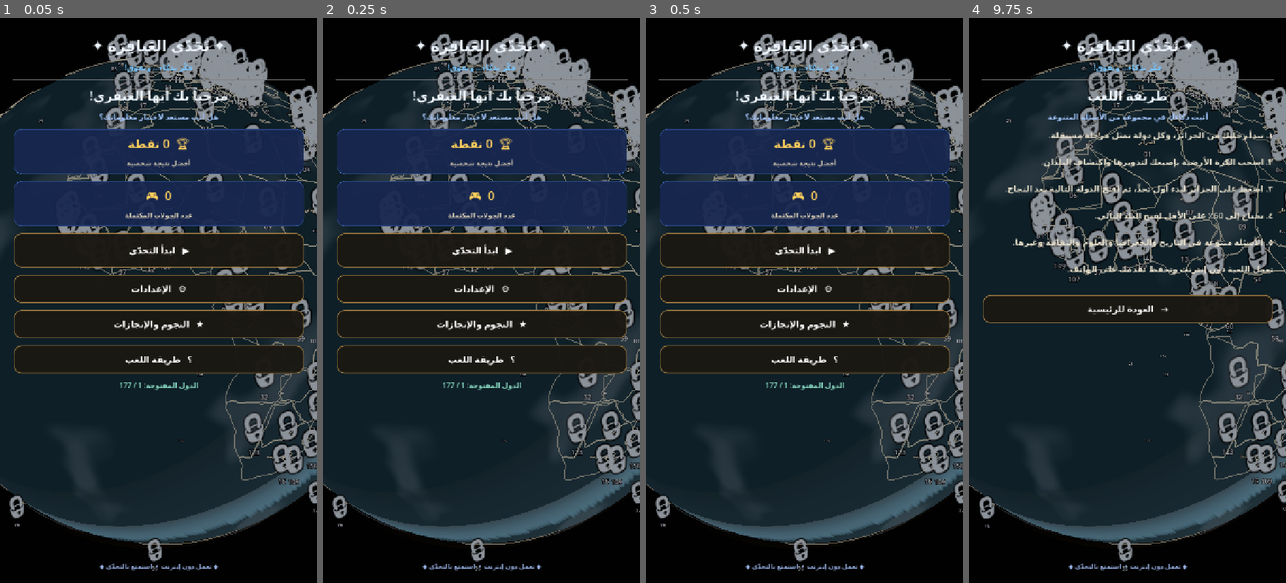
Above: before the commit, frames 1-4 (left to right).
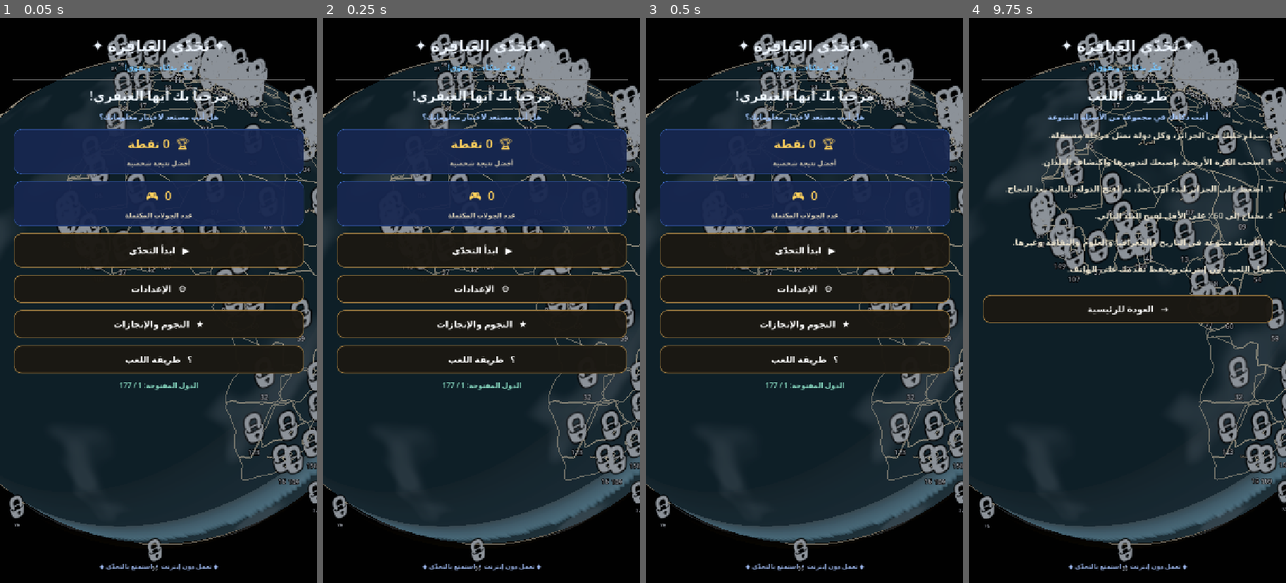
Above: after the commit, the same moments.

Repository: mahdialloui01-art/challenge-
Game: Godot game, scene res://scenes/main.tscn
Two runs of this game, one before a commit and one after it. Both use one fixed random seed, a clock stepped at 60 frames per second and the inputs below.
Inputs:
- Up to frame 1 (0.05 s): no input
- Up to frame 2 (0.25 s): no input
- Up to frame 3 (0.5 s): no input
- Up to frame 4 (9.75 s): click "▶ ابدأ التحدّي" at 0.5 s; click "⌂ الرئيسية" at 1.25 s; click "⚙ الإعدادات" at 2 s; click "موسيقى القائمة الرئيسية: مفعّ…" at 2.75 s; click "موسيقى القائمة الرئيسية: متوق…" at 3.5 s; click "اهتزاز عند الإجابة: متوقف" at 4.25 s; click "اهتزاز عند الإجابة: مفعّل" at 5 s; click "إظهار شرح الإجابات: مفعّل" at 5.75 s; click "إظهار شرح الإجابات: متوقف" at 6.5 s; click "→ العودة للرئيسية" at 7.25 s; click "★ النجوم والإنجازات" at 8 s; click "→ العودة للرئيسية" at 8.75 s; click "؟ طريقة اللعب" at 9.5 s

The runs differ from the first frame. In frame 1, less than 0.1% of the frame differs, in the area x 12-100%, y 16-75%; in frame 2, less than 0.1%; in frame 3, less than 0.1%; in frame 4, 0.1%, in the area x 11-100%, y 16-75%.

Commit message:
Synchronize numbered route markers with lock visibility

Diff:
--- a/scripts/world_globe.gd
+++ b/scripts/world_globe.gd
@@ -35,6 +35,7 @@
 var country_labels: Array[Label3D] = []
 var city_labels: Array[Label3D] = []
 var country_lock_labels: Array[Label3D] = []
+var country_order_labels: Array[Label3D] = []
 const DETAIL_LON_MIN := -9.0
 const DETAIL_LON_MAX := 16.0
 const DETAIL_LAT_MIN := 18.0
@@ -420,6 +421,7 @@
         order_label.vertical_alignment = VERTICAL_ALIGNMENT_CENTER
         order_label.set_meta("route_index", route_index)
         add_child(order_label)
+        country_order_labels.append(order_label)
 
 func _create_city_labels() -> void:
     # Accurate geographic anchors for the first playable region; labels appear only at close zoom.
@@ -505,7 +507,14 @@
             continue
         var route_index := int(lock_label.get_meta("route_index", -1))
         var normal := lock_label.position.normalized()
-        lock_label.visible = route_index > unlocked_index and normal.dot(camera_local.normalized()) > 0.12
+        var marker_visible := route_index > unlocked_index and normal.dot(camera_local.normalized()) > 0.12
+        lock_label.visible = marker_visible
+    for order_label in country_order_labels:
+        if not is_instance_valid(order_label):
+            continue
+        var route_index := int(order_label.get_meta("route_index", -1))
+        var normal := order_label.position.normalized()
+        order_label.visible = route_index > unlocked_index and normal.dot(camera_local.normalized()) > 0.12
 
 func _create_earth_mesh(longitude_segments: int, latitude_segments: int, radius: float = GLOBE_RADIUS) -> ArrayMesh:
     var vertices := PackedVector3Array()
